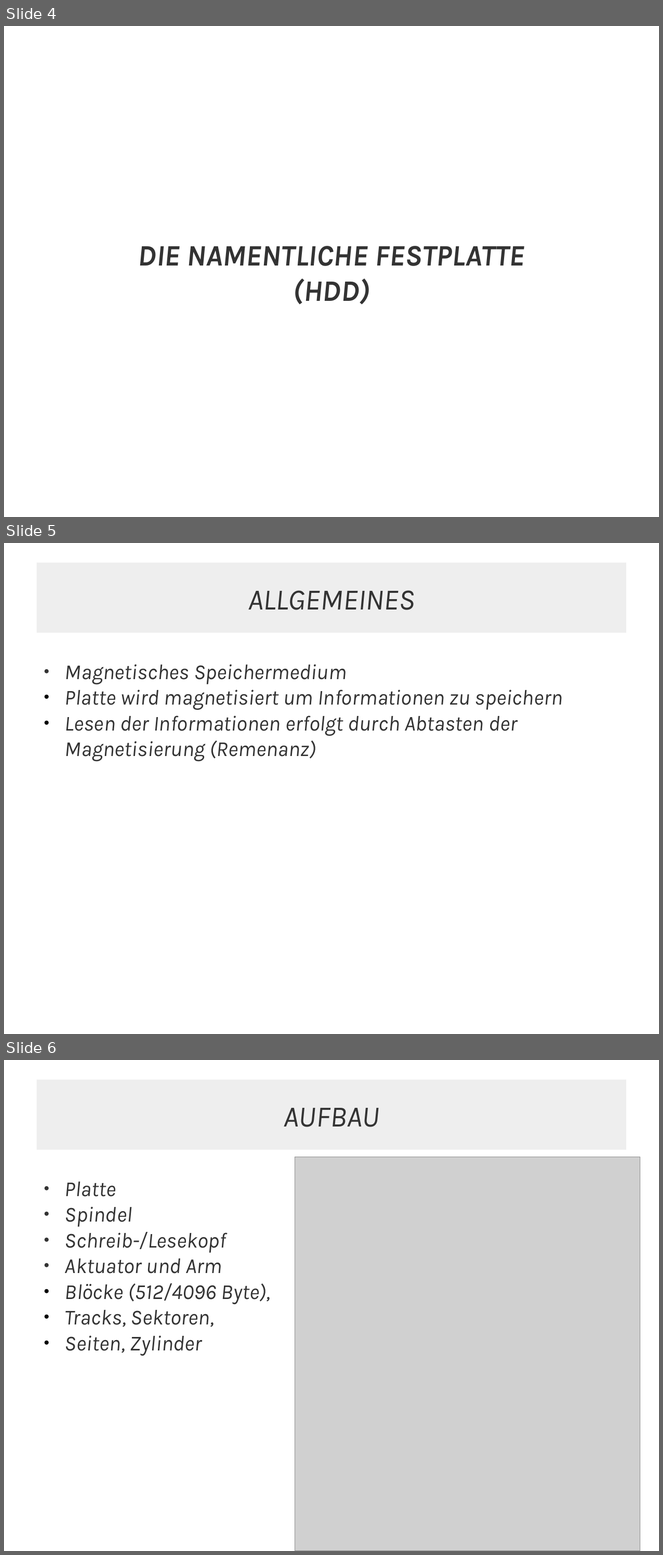
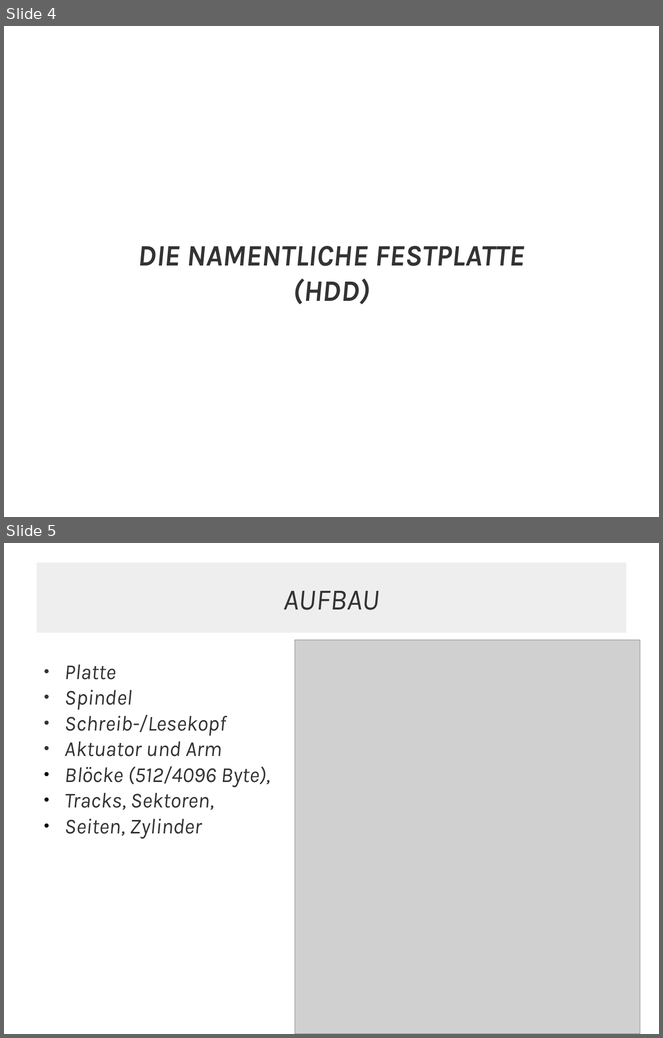
Before and after one commit to JMFootBallPlyr/Hard-drive-system-, a slide deck: WRK/presents/01 - types of drives/types of drives.odp. Shown one above the other, each under a label of ours: slides 4, 5 and 6 before the commit, slides 4 and 5 after it. The pictures are 663x1555 and 663x1038 pixels, drawn with LibreOffice and Linux fonts; fonts in the diff are those of the drawing; grey boxes stand for pictures. Boxes give left, top, right and bottom in pixels: in the first picture for what was removed or moved away, otherwise in the second. Text is boxed around its words. In the diff, an @@ line names an element or a change of style, - is before the commit and + after.

```diff
--- a/WRK/presents/01 - types of drives/types of drives.odp
+++ b/WRK/presents/01 - types of drives/types of drives.odp
@@ slide 5 removed at box(4, 543, 659, 1034), background #FFFFFF @@
@@ rectangle removed at box(37, 563, 626, 633) @@
-ALLGEMEINES
@@ text removed at box(65, 664, 563, 761) @@
-● Magnetisches Speichermedium
-● Platte wird magnetisiert um Informationen zu speichern
-● Lesen der Informationen erfolgt durch Abtasten der Magnetisierung (Remenanz)
@@ what was slide 6 is now slide 5 @@
```
Also in this commit, not shown: 6 slides changed, 7 other slides removed, 4 other files.
